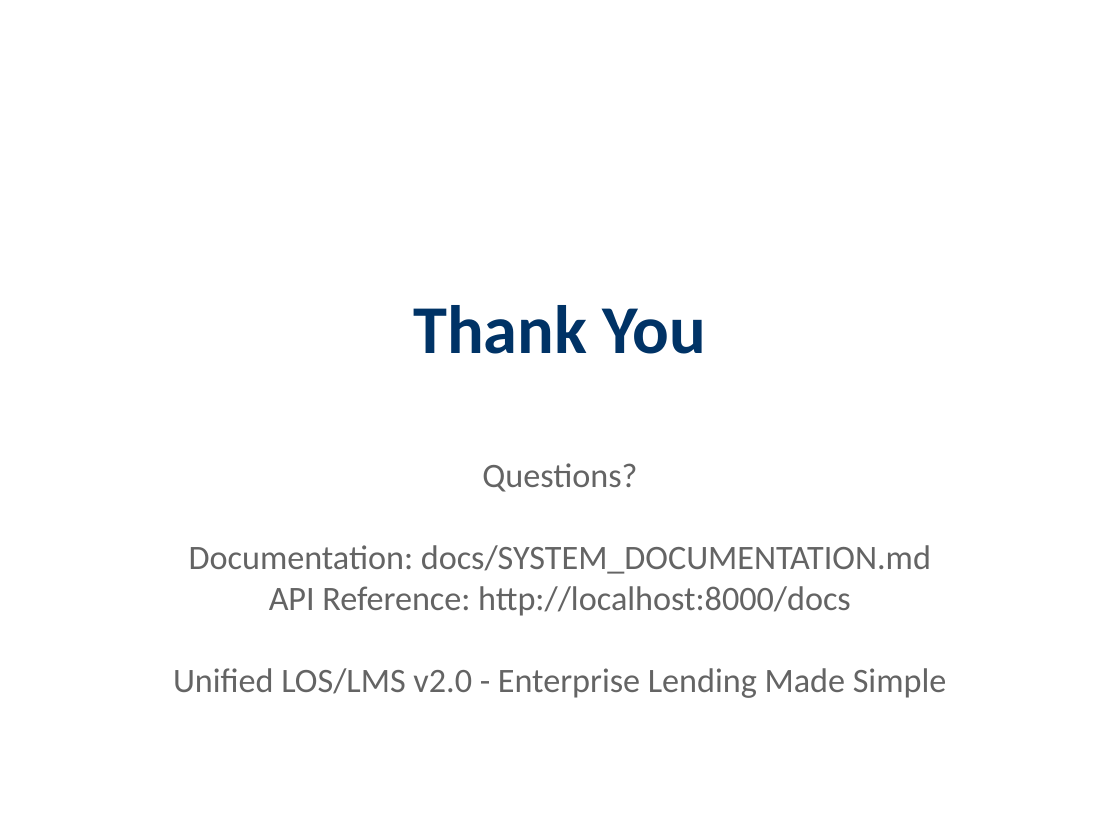
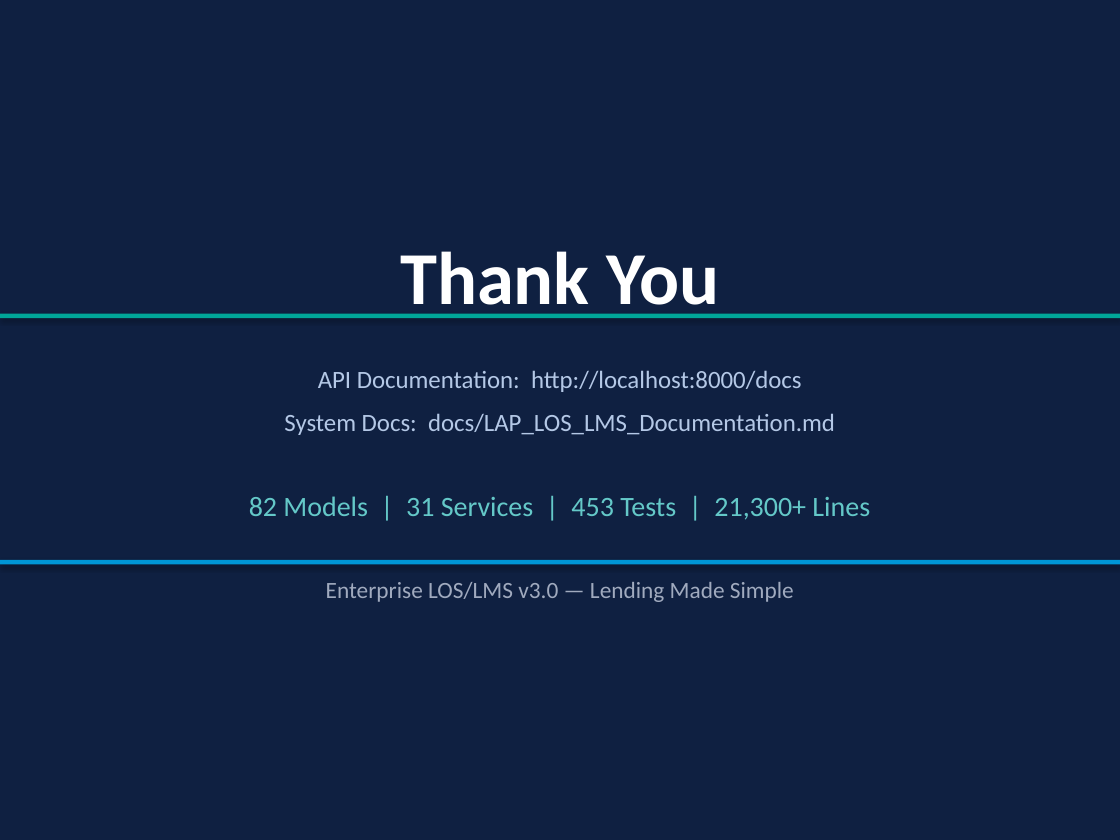
Before and after one commit to harshitrathi14/LOS-LMS, a slide deck: slide 52 of docs/LOS_LMS_System_Presentation.pptx (slide 26 before the commit). Drawn at 1120x840 pixels with LibreOffice and Linux fonts; fonts in the diff are those of the drawing. Boxes give left, top, right and bottom in pixels: in the first picture for what was removed or moved away, otherwise in the second. Text is boxed around its words. In the diff, an @@ line names an element or a change of style, - is before the commit and + after.

```diff
--- a/docs/LOS_LMS_System_Presentation.pptx
+++ b/docs/LOS_LMS_System_Presentation.pptx
@@ background #FFFFFF to #0F2041 @@
@@ text "Thank You": place and size @@
-text "Thank You" at <box>413,305,706,354</box>
+text "Thank You" at <box>400,251,720,318</box>
@@ text "Thank You" at <box>400,251,720,318</box>: size 44 to 48 pt, text colour #003366 to #FFFFFF @@
@@ rectangle added at <box>0,314,1120,318</box>, fill #00A699 @@
@@ text at <box>249,370,870,602</box>: text changed; size 22 to 16 pt; text colour #646464 to #B4C8E6 @@
-Questions?
-Documentation: docs/SYSTEM_DOCUMENTATION.md
-API Reference: http://localhost:8000/docs
-Unified LOS/LMS v2.0 - Enterprise Lending Made Simple
+API Documentation: http://localhost:8000/docs
+System Docs: docs/LAP_LOS_LMS_Documentation.md
+82 Models | 31 Services | 453 Tests | 21,300+ Lines
+Enterprise LOS/LMS v3.0 — Lending Made Simple
@@ rectangle added at <box>0,560,1120,564</box>, fill #0096D6 @@
```
Also in this commit, not shown: 2 other slides changed, 49 slides added, 23 slides removed, 32 other files.
